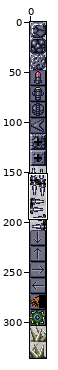
Edited in one commit: sprite sheet (server/static/sm/block.png). Above, an overview of the earlier version with the close-up marked.
Close-up. Before:
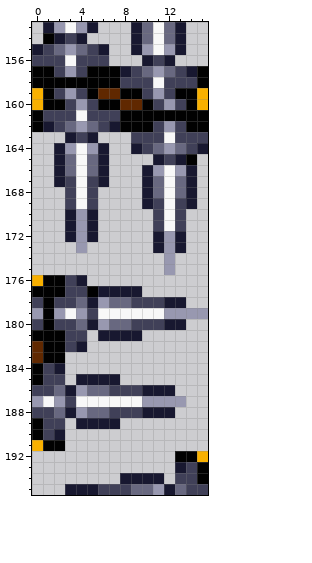
The file is 16x336 pixels. Shown: x 0..15, y 153..195.
The result:
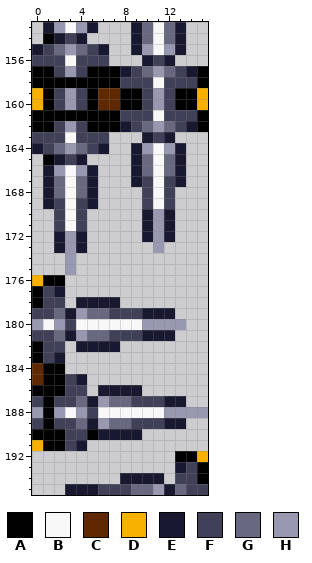
Palette (. is transparent): A #010101  B #f8f8f8  C #602800  D #f8b000  E #181830  F #404058  G #686880  H #9898b0
Log entry: tweaking some block icons
From old to new:
{"y":160,"x":2,"old":"AFHFAACCAFHF","new":"FHFACCAAFHFA"}
{"y":161,"x":1,"old":"FFFBFFFAAAAAAA","new":"AAAAAAAFFFBFFF"}
{"y":162,"x":1,"old":"E","new":"A"}
{"y":162,"x":3,"old":"GHGFEAAAFH","new":"HFAAAEFGHG"}
{"y":162,"x":14,"old":"A","new":"E"}
{"y":163,"x":0,"old":"...E","new":"FFFB"}
{"y":163,"x":5,"old":"E.","new":"FF"}
{"y":163,"x":9,"old":"FF","new":".E"}
{"y":163,"x":12,"old":"BFFF","new":"E..."}
{"y":164,"x":0,"old":"..E","new":"EFG"}
{"y":164,"x":4,"old":"BH","new":"GF"}
{"y":164,"x":10,"old":"FG","new":"HB"}
{"y":164,"x":13,"old":"GFE","new":"E.."}
{"y":165,"x":1,"old":".","new":"A"}
{"y":165,"x":3,"old":"GBGE","new":"FE.."}
{"y":165,"x":9,"old":"..EF","new":"EGBG"}
{"y":165,"x":14,"old":"A","new":"."}
{"y":166,"x":1,"old":".EGBGE","new":"EHBHE."}
{"y":166,"x":9,"old":".EHBHE","new":"EGBGE."}
{"y":167,"x":1,"old":".EFBFE","new":"EGBGE."}
{"y":167,"x":9,"old":".EGBGE","new":"EFBFE."}
{"y":168,"x":1,"old":"..FBF","new":"EGBGE"}
{"y":168,"x":10,"old":"EGBGE","new":"FBF.."}
{"y":169,"x":1,"old":"..FBF","new":"EFBFE"}
{"y":169,"x":10,"old":"EFBFE","new":"FBF.."}
{"y":170,"x":2,"old":".EHE","new":"FBF."}
{"y":170,"x":10,"old":".FBF","new":"EHE."}
{"y":171,"x":2,"old":".EHE","new":"FBF."}
{"y":171,"x":10,"old":".FBF","new":"EHE."}
{"y":172,"x":2,"old":".EHE","new":"EHE."}
{"y":172,"x":10,"old":".EHE","new":"EHE."}
{"y":173,"x":2,"old":"..H","new":"EHE"}
{"y":173,"x":11,"old":"EHE","new":"H.."}
{"y":174,"x":3,"old":".","new":"H"}
{"y":174,"x":12,"old":"H","new":"."}
{"y":175,"x":3,"old":".","new":"H"}
{"y":175,"x":12,"old":"H","new":"."}
{"y":176,"x":3,"old":"FE","new":".."}
{"y":177,"x":1,"old":"AAFFAEEEE","new":"FE......."}
{"y":178,"x":0,"old":"FA","new":"AF"}
{"y":178,"x":3,"old":"FG","new":".E"}
{"y":178,"x":6,"old":"HGGFFFEE","new":"EE......"}
{"y":179,"x":0,"old":"HAHB","new":"FFGE"}
{"y":179,"x":5,"old":"FBBBBBBHHHH","new":"GGFFFEEE..."}
{"y":180,"x":0,"old":"FAF","new":"HBH"}
{"y":180,"x":4,"old":"GEHGGFFFEE","new":"BBBBBBHHHH"}
{"y":181,"x":0,"old":"AAAFF.EEEE...","new":"FFGEHGGFFFEEE"}
{"y":182,"x":0,"old":"CAAF","new":"AFF."}
{"y":182,"x":5,"old":"...","new":"EEE"}
{"y":183,"x":0,"old":"CAA","new":"AFE"}
{"y":184,"x":0,"old":"AFE","new":"CAA"}
{"y":185,"x":0,"old":"AFF.","new":"CAAF"}
{"y":185,"x":5,"old":"EEE","new":"..."}
{"y":186,"x":0,"old":"FFGEHGGFFFEEE","new":"AAAFF.EEEE..."}
{"y":187,"x":0,"old":"HBH","new":"FAF"}
{"y":187,"x":4,"old":"BBBBBBHHHH","new":"GEHGGFFFEE"}
{"y":188,"x":0,"old":"FFGE","new":"HAHB"}
{"y":188,"x":5,"old":"GGFFFEEE...","new":"FBBBBBBHHHH"}
{"y":189,"x":0,"old":"AF","new":"FA"}
{"y":189,"x":3,"old":".E","new":"FG"}
{"y":189,"x":6,"old":"EE......","new":"HGGFFFEE"}
{"y":190,"x":1,"old":"FE.......","new":"AAFFAEEEE"}
{"y":191,"x":3,"old":"..","new":"FE"}
{"label":"changed","picture_box":[32,99,208,451]}
